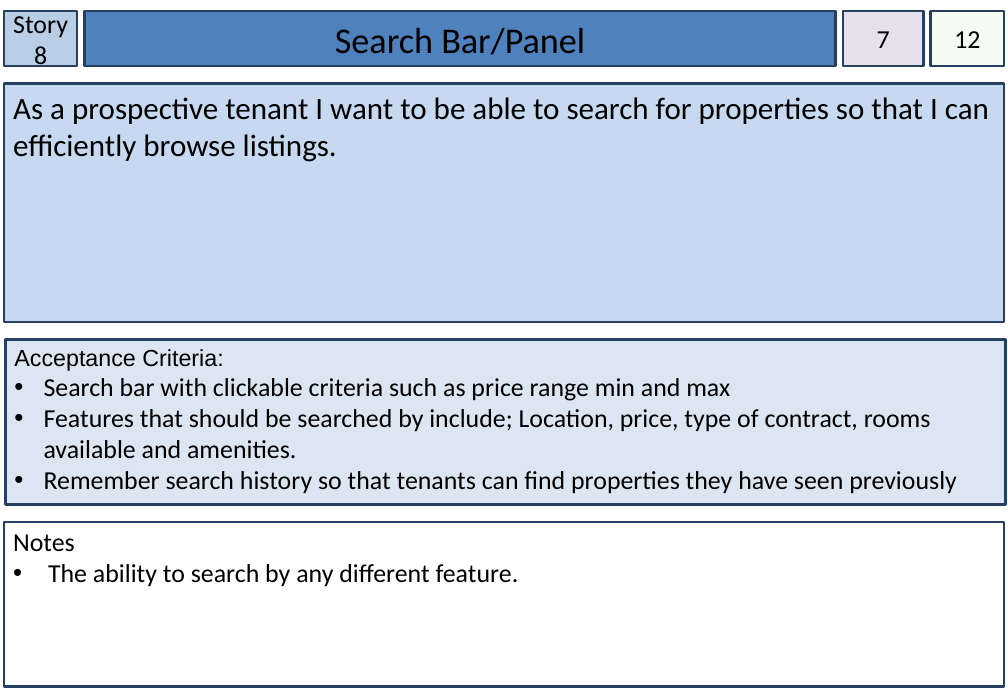
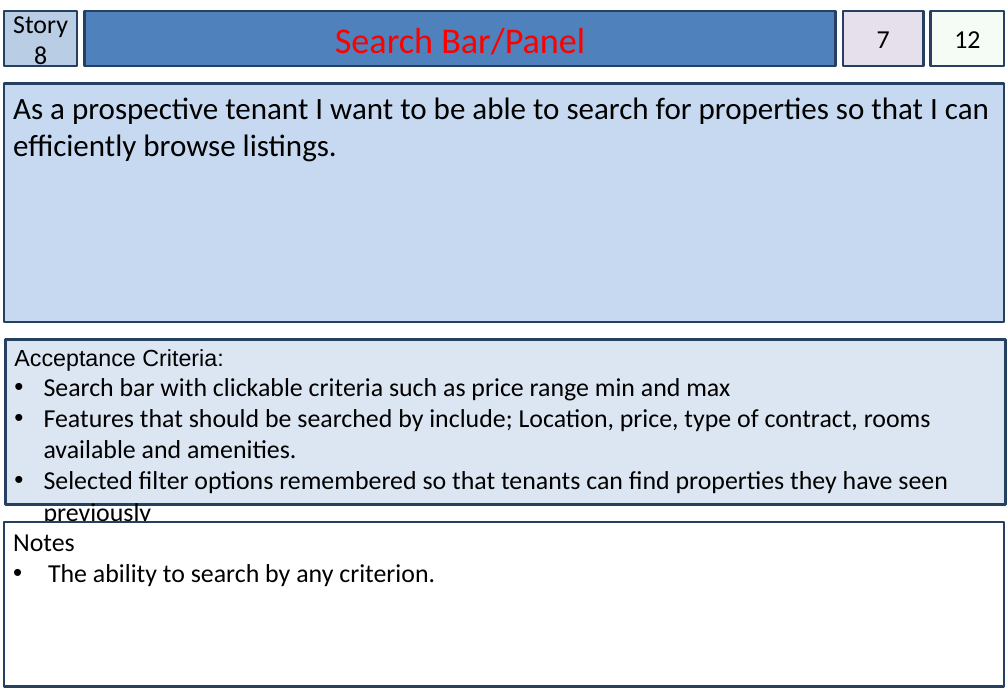
Before and after one commit to cshor24/IFB299-Group-26---Property-Management, a slide deck: slide 10 of Story Cards version a million.pptx. Drawn at 1008x698 pixels with LibreOffice and Linux fonts; fonts in the diff are those of the drawing. Boxes give left, top, right and bottom in pixels: in the first picture for what was removed or moved away, otherwise in the second. Text is boxed around its words. In the diff, an @@ line names an element or a change of style, - is before the commit and + after.

Commit message:
Add files via upload
We've got 20 stories with 5-9 that still need work, maybe a fresh pair of eyes will have some ideas

```diff
--- a/Story Cards version a million.pptx
+++ b/Story Cards version a million.pptx
@@ rectangle "Search Bar/Panel" at (85, 11, 836, 66): text colour #000000 to #FF0000 @@
@@ text in rectangle at (44, 471, 947, 494): text changed @@
-• Remember search history so that tenants can find properties they have seen previously
+• Selected filter options remembered so that tenants can find properties they have seen previously
@@ text in rectangle at (48, 564, 435, 587): text changed @@
-• The ability to search by any different feature.
+• The ability to search by any criterion.
```
Also in this commit, not shown: 14 other slides changed.
